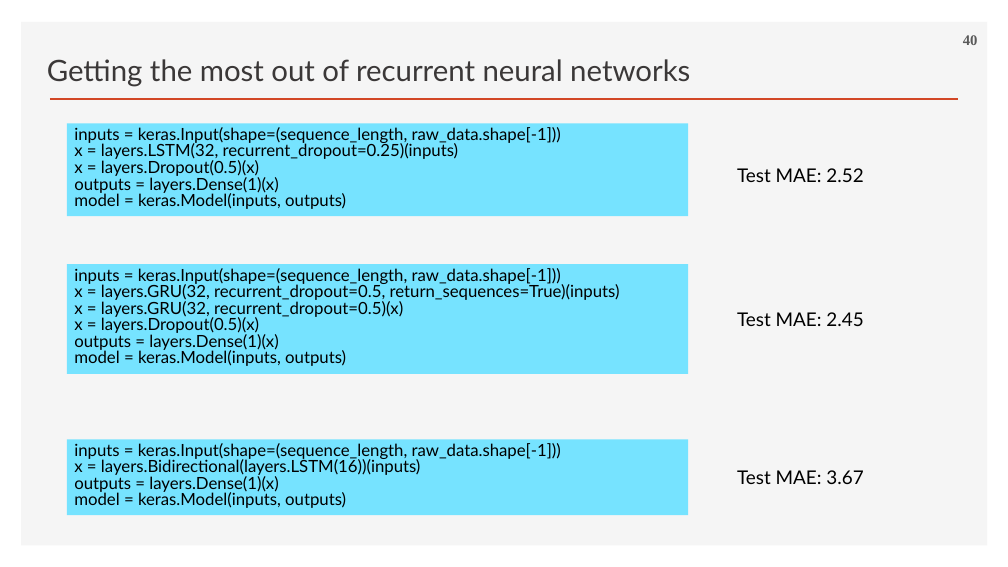
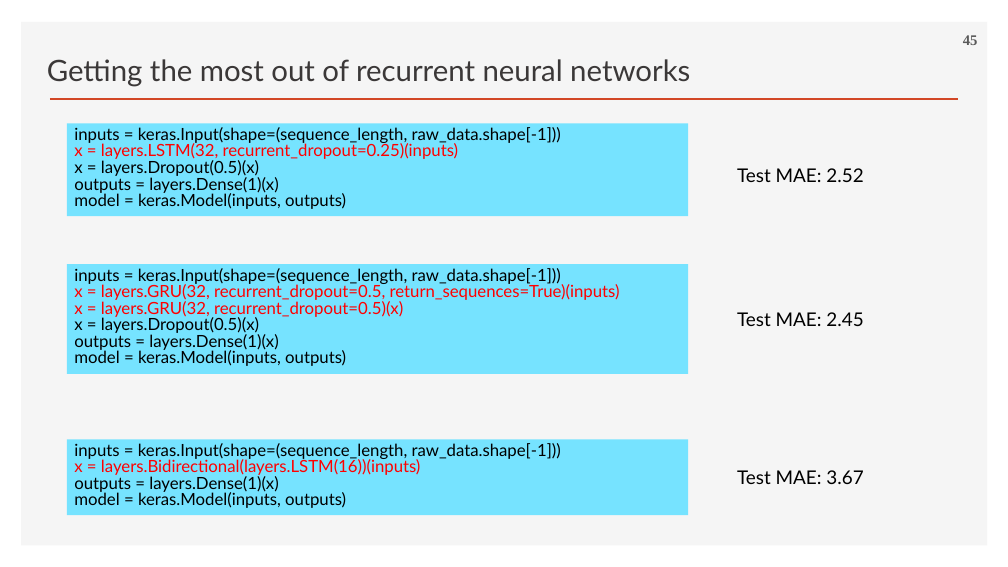
Before and after one commit to ancestor9/2026_Fall_Deep-Learning-with-Python, a slide deck: slide 45 of Chapter 13 Timeseries forecasting.pptx (slide 40 before the commit). Drawn at 1008x567 pixels with LibreOffice and Linux fonts; fonts in the diff are those of the drawing; background and template pictures are left out. Boxes give left, top, right and bottom in pixels: in the first picture for what was removed or moved away, otherwise in the second. Text is boxed around its words. In the diff, an @@ line names an element or a change of style, - is before the commit and + after.

```diff
--- a/Chapter 13 Timeseries forecasting.pptx
+++ b/Chapter 13 Timeseries forecasting.pptx
@@ page number at [963,35,978,45]: text changed @@
-40
+45
@@ text in rectangle at [74,142,459,159]: text colour #000000 to #FF0000 in "x = layers.LSTM(32, recurrent_dropout=0.25)(inputs)" @@
@@ text in rectangle at [74,283,620,318]: text colour #000000 to #FF0000 in "x = layers.GRU(32, recurrent_dropout=0.5, return_sequences=T ...", "x = layers.GRU(32, recurrent_dropout=0.5)(x)" @@
@@ text in rectangle at [74,458,421,475]: text colour #000000 to #FF0000 in "x = layers.Bidirectional(layers.LSTM(16))(inputs)" @@
```
Also in this commit, not shown: 18 other slides changed.
